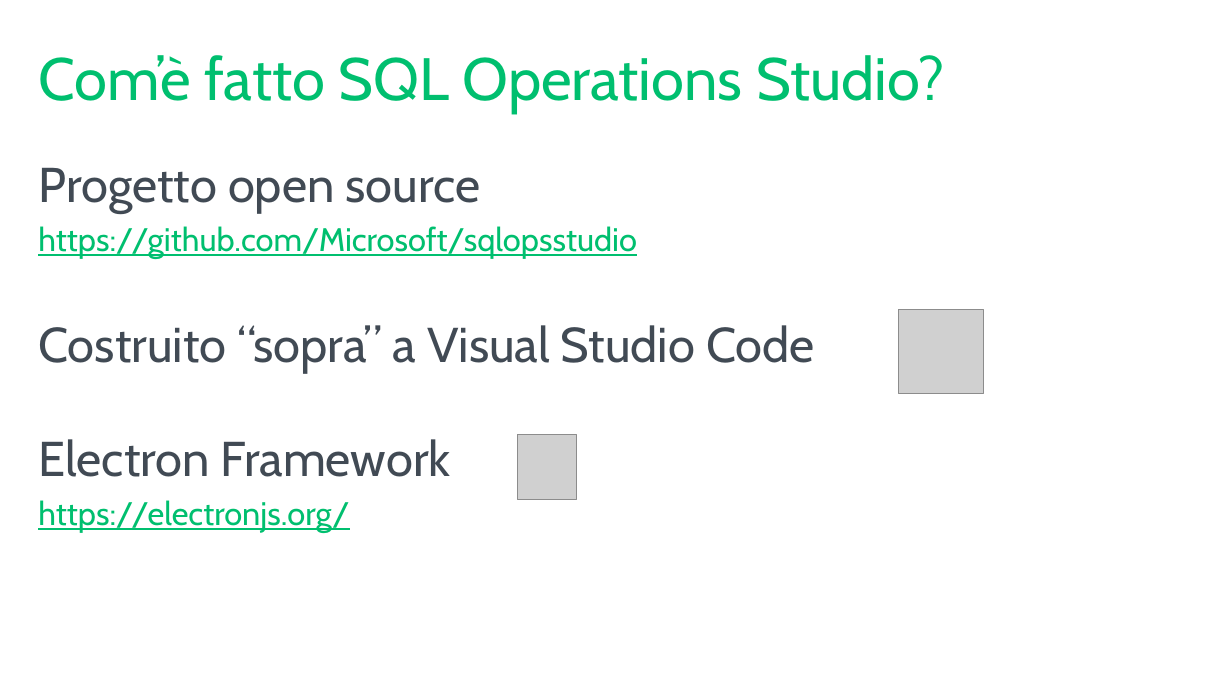
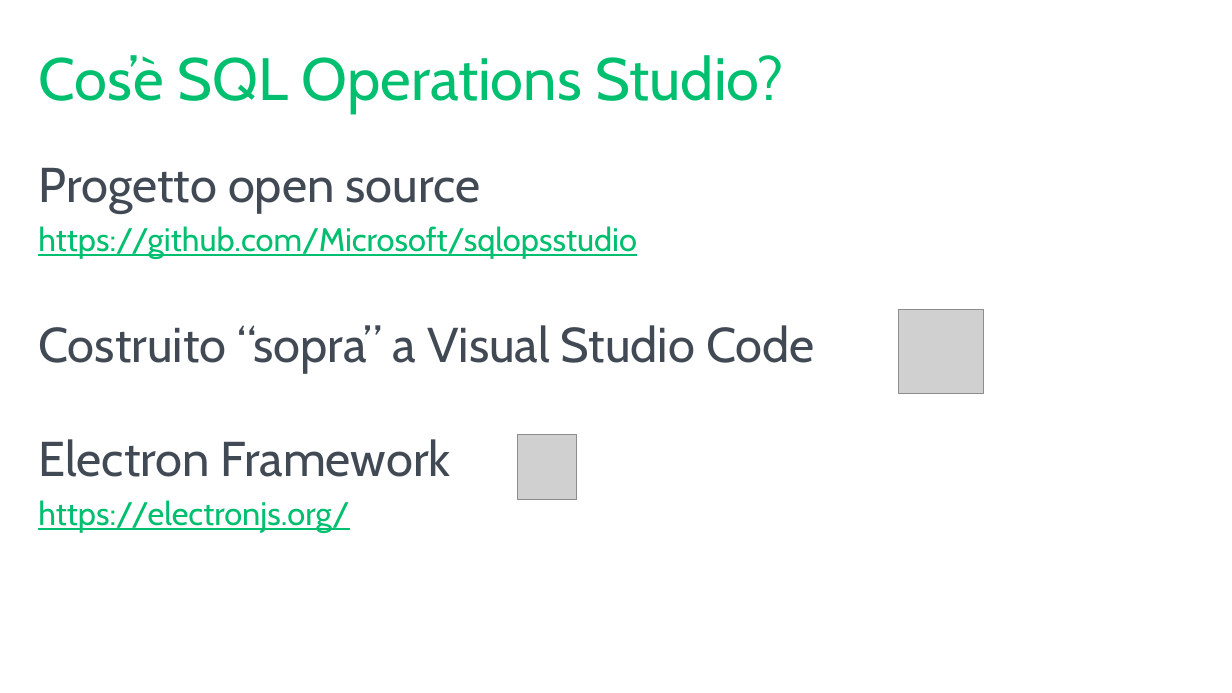
Before and after one commit to mrg3d/demo-opsstudio-repo, a slide deck: slide 8 of Introducing SQL Operations Studio.pptx (slide 10 before the commit). Drawn at 1232x693 pixels with LibreOffice and Linux fonts; fonts in the diff are those of the drawing; grey boxes stand for pictures; background and template pictures are left out. Boxes give left, top, right and bottom in pixels: in the first picture for what was removed or moved away, otherwise in the second. Text is boxed around its words. In the diff, an @@ line names an element or a change of style, - is before the commit and + after.

Commit message:
Prova presentazione 1

```diff
--- a/Introducing SQL Operations Studio.pptx
+++ b/Introducing SQL Operations Studio.pptx
@@ title at <box>39,55,784,114</box>: text changed @@
-Com’è fatto SQL Operations Studio?
+Cos’è SQL Operations Studio?
```
Also in this commit, not shown: 2 other files.
